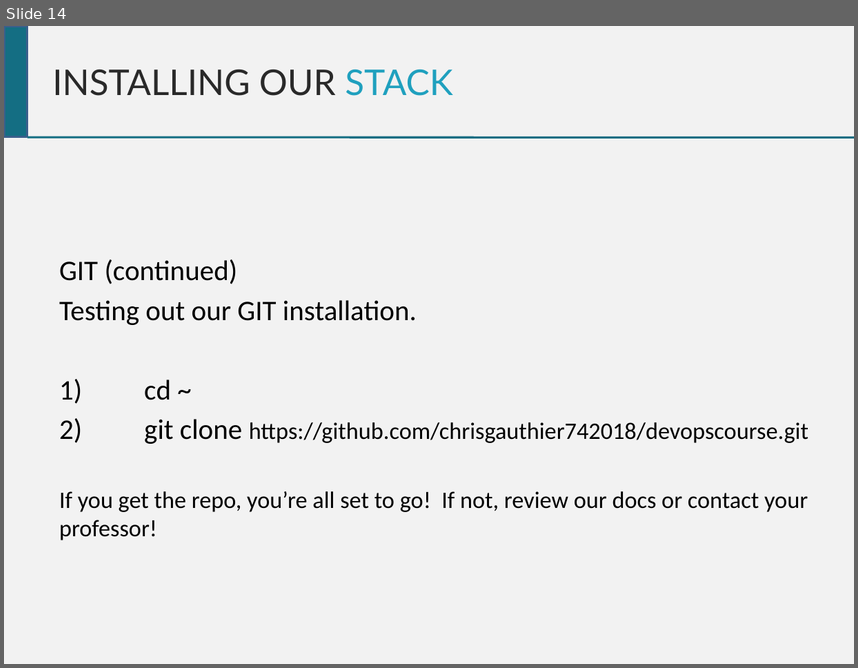
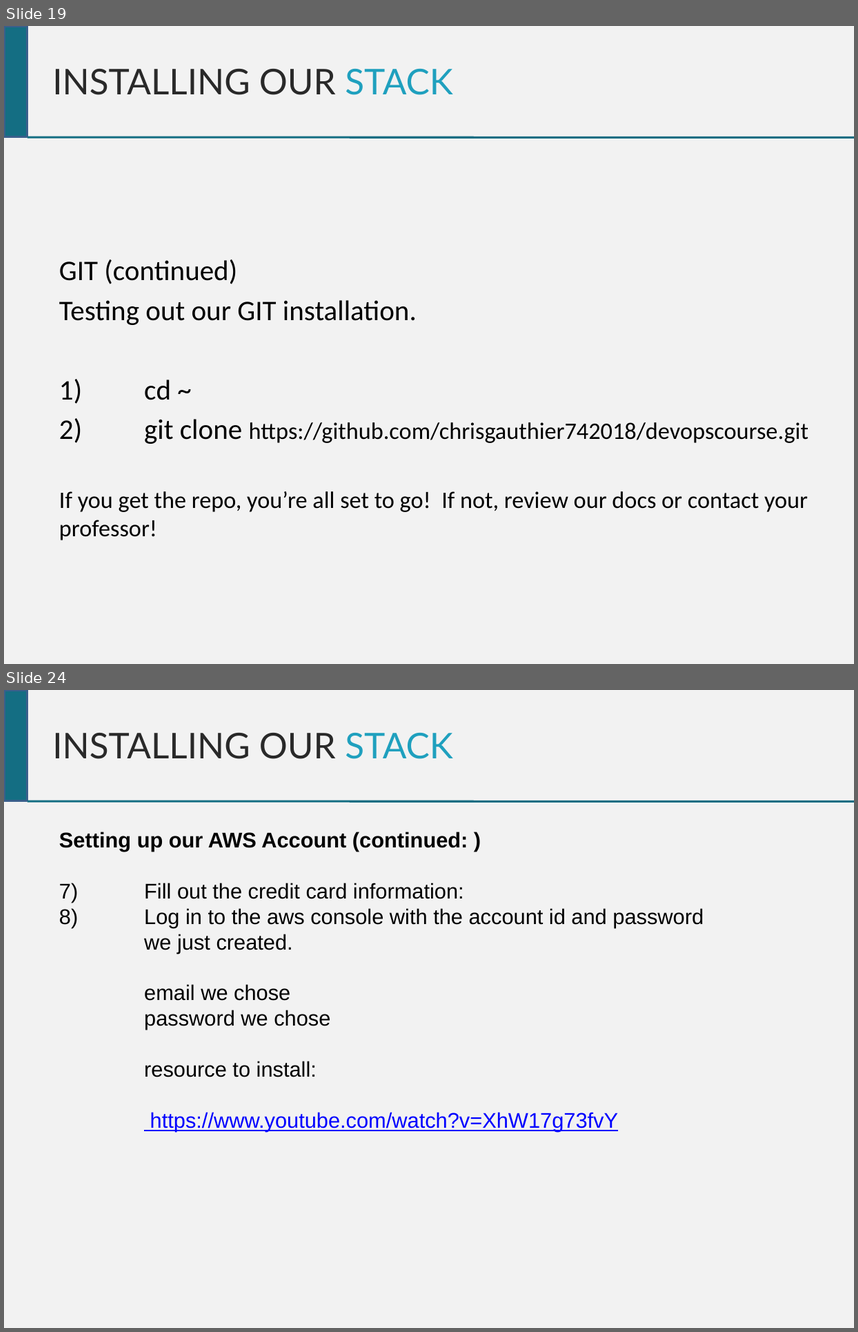
Before and after one commit to chrisgauthier742018/devopscourse, a slide deck: Dev Ops Course - Desktop Setup.pptx. Shown one above the other, each under a label of ours: slide 14 before the commit, slides 19 and 24 after it; the slides between them are not shown. The pictures are 858x668 and 858x1332 pixels, drawn with LibreOffice and Linux fonts; fonts in the diff are those of the drawing. Boxes give left, top, right and bottom in pixels: in the first picture for what was removed or moved away, otherwise in the second. Text is boxed around its words. In the diff, an @@ line names an element or a change of style, - is before the commit and + after.

```diff
--- a/Dev Ops Course - Desktop Setup.pptx
+++ b/Dev Ops Course - Desktop Setup.pptx
@@ slide 24 added at [4, 690, 854, 1328], background #F2F2F2 @@
@@ rectangle added at [4, 690, 27, 800], fill #146E83, outline #3A5F8C 2 pt @@
@@ text added at [52, 733, 453, 759], 30 pt, text #292929 @@
+INSTALLING OUR STACK
@@ line added from (27, 801) to (854, 801), #146E83 1.76 pt @@
@@ text added at [59, 831, 704, 1132], 18 pt, text #000000 @@
+Setting up our AWS Account (continued: )
+7) Fill out the credit card information:
+8) Log in to the aws console with the account id and password
+we just created.
+email we chose
+password we chose
+resource to install:
+https://www.youtube.com/watch?v=XhW17g73fvY
@@ what was slide 14 is now slide 19 @@
```
Also in this commit, not shown: 4 slides changed, 8 other slides added, 1 slide removed, 1 other file.
